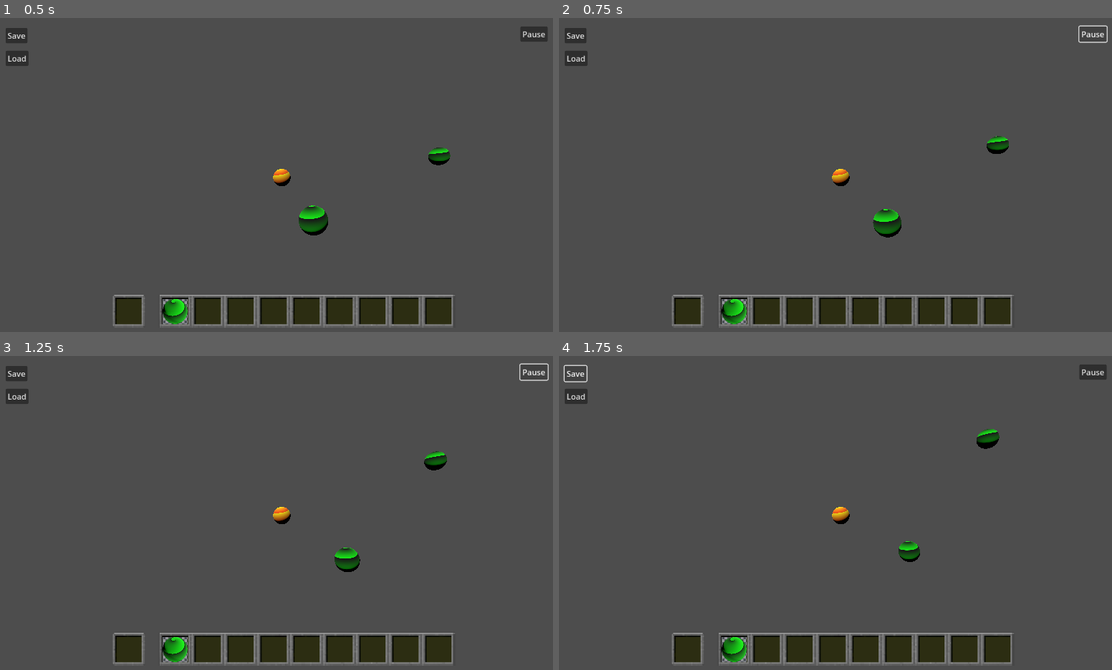
Above: before the commit, frames 1-4 (two rows, left to right).
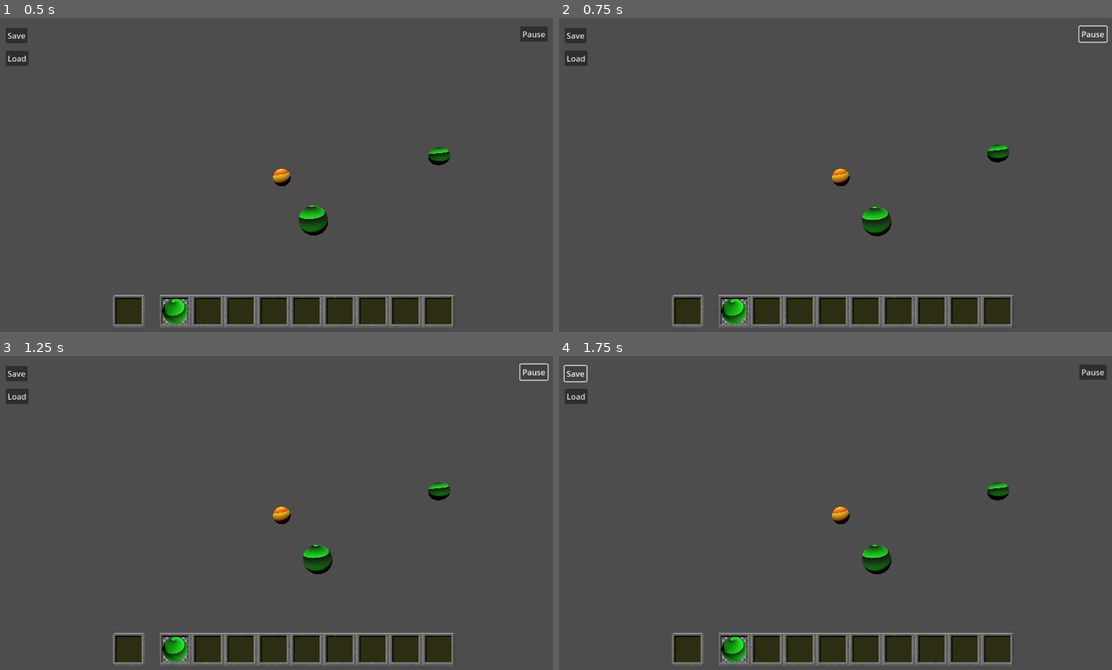
Above: after the commit, the same moments.

Repository: canhotuctor/skylab
Game: Godot game, scene res://Gravity Object/gravity_test.tscn
The game is run twice, just before and just after one commit, with the same random seed, the same clock (stepped at 60 frames per second) and the same inputs. The project has no main scene, so this scene is started directly.
Inputs:
- Up to frame 1 (0.5 s): no input
- Up to frame 2 (0.75 s): click "Pause" at 0.5 s
- Up to frame 3 (1.25 s): no input
- Up to frame 4 (1.75 s): click "Save" at 1.25 s

Frame 1 is identical in both runs. In frame 2, 0.8% of the frame differs, in the area x 54-82%, y 37-70%; in frame 3, 1.1%, in the area x 54-82%, y 30-70%; in frame 4, 1.0%.

Commit message:
Extremely well formated Janelinha
A window that controls a new planet initial velocity and position. The buttons and commands are good, but the formatation is a bit monstruous...

Diff:
--- a/Gravity Object/AnalyticPause.gd
+++ b/Gravity Object/AnalyticPause.gd
@@ -1,7 +1,4 @@
 extends Control
-@onready var paused_state = false
 
-
-func _on_pause_button_toggled(button_pressed):
-	paused_state = not paused_state
-	get_tree().paused = true
+func _on_pause_button_pressed():
+	get_tree().paused = not get_tree().paused
--- a/Gravity Object/gravity_test.tscn
+++ b/Gravity Object/gravity_test.tscn
@@ -56,6 +56,7 @@
 transform = Transform3D(0.94308, -0.108838, -0.314253, 0.331926, 0.366704, 0.869111, 0.0206458, -0.923949, 0.381957, 0, 3.45511, 0)
 
 [node name="CanvasLayer" type="CanvasLayer" parent="."]
+process_mode = 3
 
 [node name="Interface" type="Control" parent="CanvasLayer"]
 layout_mode = 3
@@ -92,6 +93,7 @@
 script = ExtResource("7_sog4b")
 
 [node name="SaveAndLoad" type="Control" parent="CanvasLayer"]
+process_mode = 3
 layout_mode = 3
 anchors_preset = 0
 script = ExtResource("1_8vo2m")
@@ -114,6 +116,7 @@
 "
 
 [node name="AnalyticPause" type="Control" parent="CanvasLayer"]
+process_mode = 3
 layout_mode = 3
 anchors_preset = 0
 offset_right = 40.0
@@ -132,4 +135,4 @@
 [connection signal="mouse_exited" from="CanvasLayer/Interface/MineToolbar/DragNDropTest" to="CanvasLayer/Interface/MineToolbar/DragNDropTest" method="_on_mouse_exited"]
 [connection signal="pressed" from="CanvasLayer/SaveAndLoad/SaveButton" to="CanvasLayer/SaveAndLoad" method="_on_save_button_pressed"]
 [connection signal="pressed" from="CanvasLayer/SaveAndLoad/LoadButton" to="CanvasLayer/SaveAndLoad" method="_on_load_button_pressed"]
-[connection signal="toggled" from="CanvasLayer/AnalyticPause/Pause Button" to="CanvasLayer/AnalyticPause" method="_on_pause_button_toggled"]
+[connection signal="pressed" from="CanvasLayer/AnalyticPause/Pause Button" to="CanvasLayer/AnalyticPause" method="_on_pause_button_pressed"]
--- a/InstantiateTest/janelinha.tscn
+++ /dev/null
@@ -1,188 +0,0 @@
-[gd_scene load_steps=2 format=3 uid="uid://dpayqv32n0hfo"]
-
-[sub_resource type="StyleBoxFlat" id="StyleBoxFlat_hcfpw"]
-bg_color = Color(0.980392, 0, 0.917647, 1)
-
-[node name="Control" type="Control"]
-layout_mode = 3
-anchors_preset = 0
-offset_right = 300.0
-offset_bottom = 250.0
-
-[node name="Panel" type="Panel" parent="."]
-layout_mode = 1
-anchors_preset = 15
-anchor_right = 1.0
-anchor_bottom = 1.0
-grow_horizontal = 2
-grow_vertical = 2
-theme_override_styles/panel = SubResource("StyleBoxFlat_hcfpw")
-
-[node name="Velocidade" type="Label" parent="Panel"]
-layout_mode = 1
-anchors_preset = 8
-anchor_left = 0.5
-anchor_top = 0.5
-anchor_right = 0.5
-anchor_bottom = 0.5
-offset_left = -126.0
-offset_top = -103.0
-offset_right = -29.0
-offset_bottom = -77.0
-grow_horizontal = 2
-grow_vertical = 2
-text = "Velocidade:"
-
-[node name="Vx" type="Label" parent="Panel/Velocidade"]
-layout_mode = 2
-offset_top = 26.0
-offset_right = 24.0
-offset_bottom = 52.0
-size_flags_horizontal = 4
-text = "Vx:"
-
-[node name="HSlider" type="HSlider" parent="Panel/Velocidade/Vx"]
-layout_mode = 1
-anchors_preset = 7
-anchor_left = 0.5
-anchor_top = 1.0
-anchor_right = 0.5
-anchor_bottom = 1.0
-offset_left = 27.0
-offset_top = -26.0
-offset_right = 170.0
-offset_bottom = 3.0
-grow_horizontal = 2
-grow_vertical = 0
-
-[node name="TextEdit" type="TextEdit" parent="Panel/Velocidade/Vx"]
-layout_mode = 0
-offset_left = 188.0
-offset_top = 4.0
-offset_right = 262.0
-offset_bottom = 22.0
-
-[node name="Vy" type="Label" parent="Panel/Velocidade"]
-layout_mode = 0
-offset_top = 52.0
-offset_right = 24.0
-offset_bottom = 78.0
-size_flags_horizontal = 4
-text = "Vy:"
-
-[node name="HSlider2" type="HSlider" parent="Panel/Velocidade/Vy"]
-layout_mode = 1
-anchors_preset = 7
-anchor_left = 0.5
-anchor_top = 1.0
-anchor_right = 0.5
-anchor_bottom = 1.0
-offset_left = 27.0
-offset_top = -21.0
-offset_right = 170.0
-offset_bottom = -5.0
-grow_horizontal = 2
-grow_vertical = 0
-
-[node name="Vz" type="Label" parent="Panel/Velocidade"]
-layout_mode = 0
-offset_top = 78.0
-offset_right = 24.0
-offset_bottom = 104.0
-size_flags_horizontal = 4
-text = "Vz:"
-
-[node name="HSlider" type="HSlider" parent="Panel/Velocidade/Vz"]
-layout_mode = 1
-anchors_preset = 7
-anchor_left = 0.5
-anchor_top = 1.0
-anchor_right = 0.5
-anchor_bottom = 1.0
-offset_left = 27.0
-offset_top = -26.0
-offset_right = 210.0
-offset_bottom = 2.0
-grow_horizontal = 2
-grow_vertical = 0
-
-[node name="Posição" type="Label" parent="Panel"]
-layout_mode = 1
-anchors_preset = 8
-anchor_left = 0.5
-anchor_top = 0.5
-anchor_right = 0.5
-anchor_bottom = 0.5
-offset_left = -126.0
-offset_top = 1.0
-offset_right = -29.0
-offset_bottom = 27.0
-grow_horizontal = 2
-grow_vertical = 2
-text = "Velocidade:"
-
-[node name="X" type="Label" parent="Panel/Posição"]
-layout_mode = 2
-offset_top = 26.0
-offset_right = 24.0
-offset_bottom = 52.0
-size_flags_horizontal = 4
-text = "X:"
-
-[node name="HSlider" type="HSlider" parent="Panel/Posição/X"]
-layout_mode = 1
-anchors_preset = 7
-anchor_left = 0.5
-anchor_top = 1.0
-anchor_right = 0.5
-anchor_bottom = 1.0
-offset_left = 27.0
-offset_top = -26.0
-offset_right = 210.0
-offset_bottom = 3.0
-grow_horizontal = 2
-grow_vertical = 0
-
-[node name="Y" type="Label" parent="Panel/Posição"]
-layout_mode = 0
-offset_top = 52.0
-offset_right = 24.0
-offset_bottom = 78.0
-size_flags_horizontal = 4
-text = "Y:"
-
-[node name="HSlider2" type="HSlider" parent="Panel/Posição/Y"]
-layout_mode = 1
-anchors_preset = 7
-anchor_left = 0.5
-anchor_top = 1.0
-anchor_right = 0.5
-anchor_bottom = 1.0
-offset_left = 27.0
-offset_top = -21.0
-offset_right = 210.0
-offset_bottom = -5.0
-grow_horizontal = 2
-grow_vertical = 0
-
-[node name="Z" type="Label" parent="Panel/Posição"]
-layout_mode = 0
-offset_top = 78.0
-offset_right = 24.0
-offset_bottom = 104.0
-size_flags_horizontal = 4
-text = "Z:"
-
-[node name="HSlider" type="HSlider" parent="Panel/Posição/Z"]
-layout_mode = 1
-anchors_preset = 7
-anchor_left = 0.5
-anchor_top = 1.0
-anchor_right = 0.5
-anchor_bottom = 1.0
-offset_left = 27.0
-offset_top = -26.0
-offset_right = 210.0
-offset_bottom = 2.0
-grow_horizontal = 2
-grow_vertical = 0
--- a/InstantiateTest/Janelhina_teste.tscn
+++ b/Janelinhas/Janelhina_teste.tscn
@@ -1,6 +1,6 @@
 [gd_scene load_steps=2 format=3 uid="uid://c1pvehful1tju"]
 
-[ext_resource type="PackedScene" uid="uid://dpayqv32n0hfo" path="res://InstantiateTest/janelinha.tscn" id="1_fi35g"]
+[ext_resource type="PackedScene" uid="uid://dpayqv32n0hfo" path="res://Janelinhas/janelinha.tscn" id="1_fi35g"]
 
 [node name="Node" type="Node"]
 
--- /dev/null
+++ b/Janelinhas/janelinha.gd
@@ -0,0 +1,15 @@
+extends Control
+
+
+# Called when the node enters the scene tree for the first time.
+func _ready():
+	pass # Replace with function body.
+
+
+# Called every frame. 'delta' is the elapsed time since the previous frame.
+func _process(delta):
+	pass
+
+
+func _on_exit_pressed():
+	queue_free()
--- /dev/null
+++ b/Janelinhas/janelinha.tscn
@@ -0,0 +1,118 @@
+[gd_scene load_steps=8 format=3 uid="uid://dpayqv32n0hfo"]
+
+[ext_resource type="PackedScene" uid="uid://umx6034yepvn" path="res://Janelinhas/vx.tscn" id="1_7d2un"]
+[ext_resource type="Script" path="res://Janelinhas/janelinha.gd" id="1_xf50j"]
+[ext_resource type="Texture2D" uid="uid://foxwipte0id" path="res://UI_source/ok-icon-3099.png" id="3_305ge"]
+[ext_resource type="Texture2D" uid="uid://betnlyoxqg8x7" path="res://UI_source/sairpng.png" id="4_8rrda"]
+
+[sub_resource type="StyleBoxFlat" id="StyleBoxFlat_hcfpw"]
+bg_color = Color(0.294118, 0, 0.458824, 1)
+
+[sub_resource type="CanvasTexture" id="CanvasTexture_ieybd"]
+diffuse_texture = ExtResource("3_305ge")
+
+[sub_resource type="CanvasTexture" id="CanvasTexture_4s2yc"]
+diffuse_texture = ExtResource("4_8rrda")
+
+[node name="Control" type="Control"]
+layout_mode = 3
+anchors_preset = 0
+offset_right = 350.0
+offset_bottom = 350.0
+script = ExtResource("1_xf50j")
+
+[node name="Panel" type="Panel" parent="."]
+layout_mode = 1
+anchors_preset = 15
+anchor_right = 1.0
+anchor_bottom = 1.0
+grow_horizontal = 2
+grow_vertical = 2
+theme_override_styles/panel = SubResource("StyleBoxFlat_hcfpw")
+
+[node name="Velocidade" type="Label" parent="Panel"]
+layout_mode = 1
+anchors_preset = 8
+anchor_left = 0.5
+anchor_top = 0.5
+anchor_right = 0.5
+anchor_bottom = 0.5
+offset_left = -139.0
+offset_top = -127.0
+offset_right = -42.0
+offset_bottom = -101.0
+grow_horizontal = 2
+grow_vertical = 2
+text = "Velocidade:"
+
+[node name="Vx" parent="Panel/Velocidade" instance=ExtResource("1_7d2un")]
+layout_mode = 0
+
+[node name="Vx2" parent="Panel/Velocidade" instance=ExtResource("1_7d2un")]
+layout_mode = 0
+offset_top = 67.0
+offset_bottom = 93.0
+text = "Vy:"
+
+[node name="Vx3" parent="Panel/Velocidade" instance=ExtResource("1_7d2un")]
+layout_mode = 0
+offset_top = 105.0
+offset_bottom = 131.0
+text = "Vz:"
+
+[node name="Posição" type="Label" parent="Panel"]
+layout_mode = 1
+anchors_preset = 8
+anchor_left = 0.5
+anchor_top = 0.5
+anchor_right = 0.5
+anchor_bottom = 0.5
+offset_left = -139.0
+offset_top = 17.0
+offset_right = -42.0
+offset_bottom = 43.0
+grow_horizontal = 2
+grow_vertical = 2
+text = "Posição:"
+
+[node name="Y" parent="Panel/Posição" instance=ExtResource("1_7d2un")]
+layout_mode = 0
+text = "X:"
+
+[node name="Z" parent="Panel/Posição" instance=ExtResource("1_7d2un")]
+layout_mode = 0
+offset_top = 64.0
+offset_bottom = 93.0
+text = "Y:"
+
+[node name="Vx" parent="Panel/Posição" instance=ExtResource("1_7d2un")]
+layout_mode = 0
+offset_top = 106.0
+offset_bottom = 132.0
+text = "Z:"
+
+[node name="NovoAstro" type="Label" parent="Panel"]
+layout_mode = 0
+offset_left = 81.0
+offset_top = 16.0
+offset_right = 276.0
+offset_bottom = 42.0
+text = "Um novo astro apareceu!"
+
+[node name="OK" type="TextureButton" parent="Panel"]
+layout_mode = 0
+offset_left = 4.0
+offset_top = 5.0
+offset_right = 43.0
+offset_bottom = 44.0
+texture_normal = SubResource("CanvasTexture_ieybd")
+stretch_mode = 5
+
+[node name="Exit" type="TextureButton" parent="Panel"]
+offset_left = 299.0
+offset_right = 350.0
+offset_bottom = 48.0
+texture_normal = SubResource("CanvasTexture_4s2yc")
+stretch_mode = 5
+
+[connection signal="pressed" from="Panel/Exit" to="." method="_on_exit_pressed"]
--- /dev/null
+++ b/Janelinhas/vx.gd
@@ -0,0 +1,20 @@
+extends Label
+@onready var spinbox = $SpinBox
+@onready var slider = $HSlider
+
+# Called when the node enters the scene tree for the first time.
+func _ready():
+	pass # Replace with function body.
+
+
+# Called every frame. 'delta' is the elapsed time since the previous frame.
+func _process(delta):
+	pass
+
+
+func _on_h_slider_value_changed(value):
+	spinbox.value = value
+
+
+func _on_spin_box_value_changed(value):
+	slider.value = value
--- /dev/null
+++ b/Janelinhas/vx.tscn
@@ -0,0 +1,38 @@
+[gd_scene load_steps=2 format=3 uid="uid://umx6034yepvn"]
+
+[ext_resource type="Script" path="res://Janelinhas/vx.gd" id="1_rxmfu"]
+
+[node name="Vx" type="Label"]
+offset_top = 26.0
+offset_right = 24.0
+offset_bottom = 52.0
+size_flags_horizontal = 4
+text = "Vx:"
+script = ExtResource("1_rxmfu")
+
+[node name="HSlider" type="HSlider" parent="."]
+layout_mode = 1
+anchors_preset = 7
+anchor_left = 0.5
+anchor_top = 1.0
+anchor_right = 0.5
+anchor_bottom = 1.0
+offset_left = 27.0
+offset_top = -26.0
+offset_right = 170.0
+offset_bottom = 3.0
+grow_horizontal = 2
+grow_vertical = 0
+min_value = -100.0
+step = 0.01
+
+[node name="SpinBox" type="SpinBox" parent="."]
+layout_mode = 0
+offset_left = 196.0
+offset_right = 279.063
+offset_bottom = 31.0
+min_value = -100.0
+step = 0.01
+
+[connection signal="value_changed" from="HSlider" to="." method="_on_h_slider_value_changed"]
+[connection signal="value_changed" from="SpinBox" to="." method="_on_spin_box_value_changed"]
Binary file added: UI_source/ok-icon-3099.png
Not shown, added: UI_source/ok-icon-3099.png.import
Binary file added: UI_source/planetgif2.gif
Binary file added: UI_source/sairpng.png
Not shown, added: UI_source/sairpng.png.import
